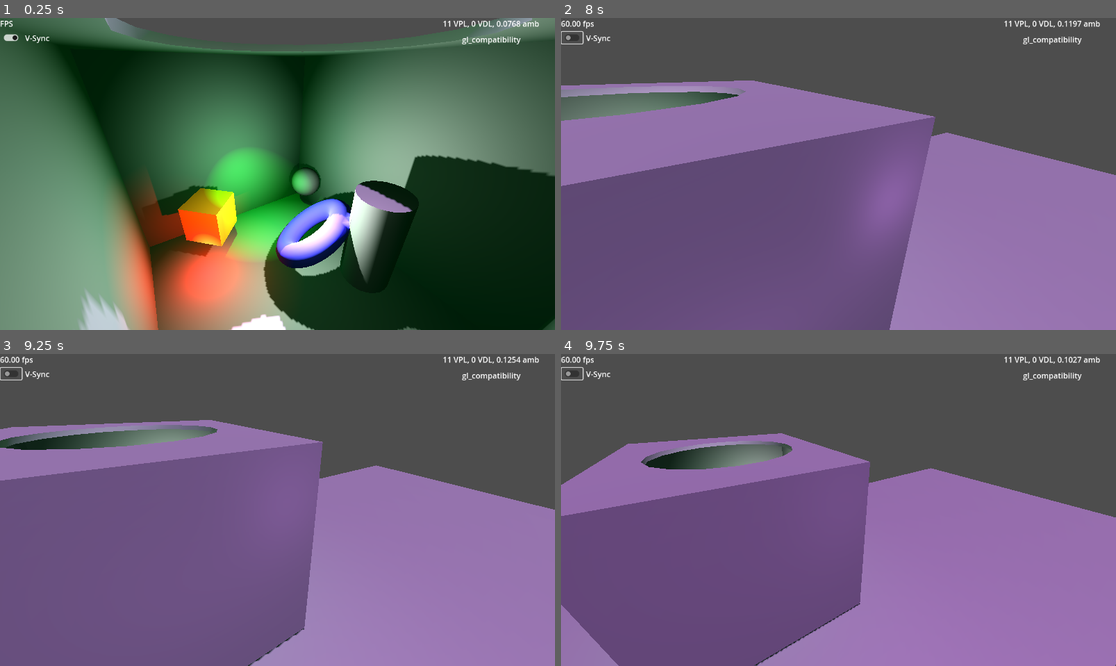
Above: before the commit, frames 1-4 (two rows, left to right).
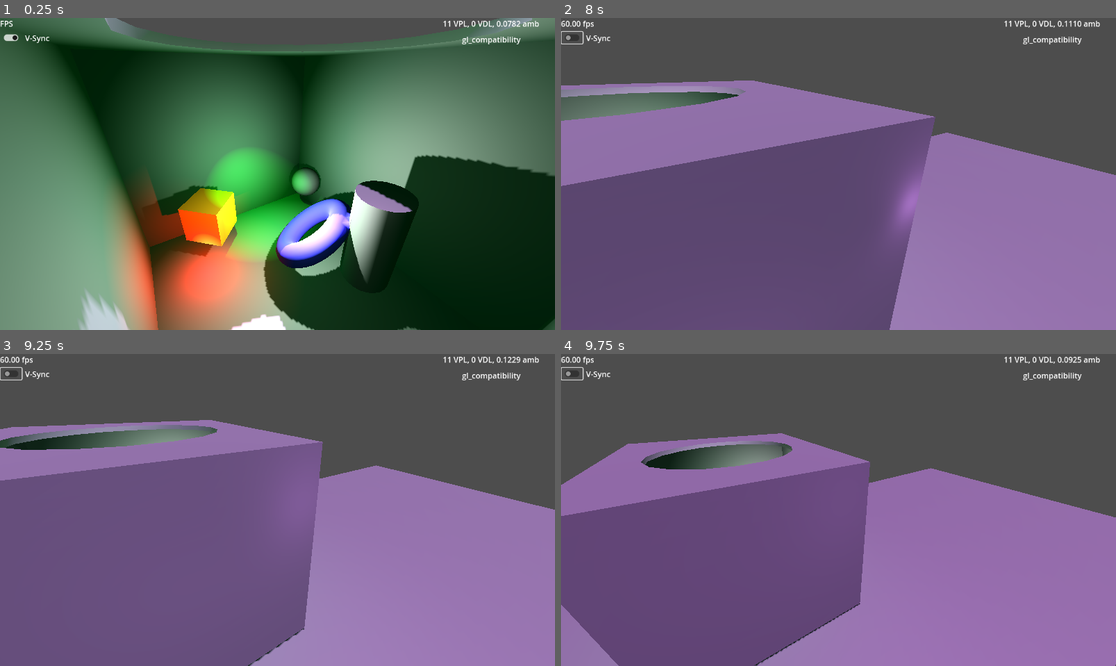
Above: after the commit, the same moments.

Repository: GregPickering/O1S_FauxGI
Game: Godot game, scene res://Scenes/scene_3d.tscn
Same seed, same stepped clock (60 frames per second), same inputs: the game is played once before the commit and once after it.
Inputs (mouse positions are in pixels of both pictures, inside the frame that each line leads up to):
- Up to frame 1 (0.25 s): no input
- Up to frame 2 (8 s): tap Enter at 0.5 s; move the mouse to (960, 158) at 0.52 s; hold D 0.53-1.25 s; tap G at 0.6, 5.85 s; click (960, 158) at 0.67 s; drag from (727, 189) to (810, 236) at 1.27 s; click (572, 36) at 2 s; move the mouse to (894, 105) at 2.77 s; hold D 2.78-3.5 s; tap E at 2.85, 7.35 s; drag from (810, 236) to (672, 127) at 3.52 s; move the mouse to (1005, 220) at 4.27 s; hold A 4.28-5 s; tap Q at 4.35 s; drag from (672, 127) to (755, 96) at 5.02 s; move the mouse to (866, 174) at 5.77 s; hold S 5.78-6.5 s; click (866, 174) at 5.92 s; drag from (755, 96) to (727, 189) at 6.52 s; move the mouse to (960, 158) at 7.27 s; hold W from 7.28 s (still down)
- Up to frame 3 (9.25 s): release W at 8 s; drag from (166, 525) to (249, 572) at 8.02 s; move the mouse to (333, 441) at 8.77 s; hold S from 8.78 s (still down); tap Q at 8.85 s
- Up to frame 4 (9.75 s): release S at 9.5 s; drag from (810, 572) to (672, 463) at 9.52 s

The runs differ from the first frame. In frame 1, less than 0.1% of the frame differs, in the area x 59-94%, y 0-60%; in frame 2, 2.0%, in the area x 52-94%, y 0-74%; in frame 3, less than 0.1%; in frame 4, less than 0.1%.

Commit message:
Rescans scene for added / removed light sources
Rescanning happens all the time in editor mode, and every second (on average) for run mode.

Diff:
--- a/O1S_FauxGI/faux_gi.gd
+++ b/O1S_FauxGI/faux_gi.gd
@@ -35,7 +35,7 @@
 ## VPLs use omni *AND* spot (180 deg), Compatibility's per-mesh limit is "8 spot + 8 omni"
 const VPLs_use_spots : bool = true
 ## Do we want to spawn VPLs for source lights which don't cast shadows?
-const include_shadowless : bool = true
+const include_shadowless : bool = false
 ## Do we want to hotkey GTRL+G to toggle FauxGI?
 const enable_ctrl_g : bool = true
 ## scales all light power
@@ -151,12 +151,17 @@
 			bounce_gain = 1.0 if (bounce_gain < 0.5) else 0.0
 			get_viewport().set_input_as_handled()
 
-# I need to raycast, which happens here in the physics process
+## I need to raycast, which happens here in the physics process
+var rescan_in_n : int = 60 # scan for light changes every second or so
 func _physics_process( _delta ):
+	rescan_in_n -= 1
+	if in_editor or rescan_in_n <= 0:
+		rescan_in_n = randi_range( 30, 90 )
+		allocate_VPLs( max_vpls )
+		allocate_VDLs( max_directionals )
+		scan_light_sources()
 	active_VPLs = 0
 	active_VDLs = 0
-	allocate_VPLs( max_vpls )
-	allocate_VDLs( max_directionals )
 	raycast_hits.clear()
 	raycast_misses.clear()
 	if bounce_gain >= 0.01:
@@ -620,6 +625,10 @@
 		_camera = get_viewport().get_camera_3d()
 	# set up for raycasts (which are all in global space)
 	space_state = get_world_3d().direct_space_state
+	# and get our initial set of light sources
+	scan_light_sources()
+
+func scan_light_sources():
 	# find all possible source lights
 	var source_nodes : Array[ Node ]
 	if top_node:
@@ -630,12 +639,17 @@
 		var parent = get_parent()
 		if parent:
 			source_nodes = parent.find_children("", "Light3D" )
+	var new_light_sources : Array[ Light3D ] = []
 	if source_nodes:
 		# store all vetted light sources
 		for sn_light : Light3D in source_nodes:
 			# maybe only look at lights which cast shadows
 			if sn_light.shadow_enabled or include_shadowless:
-				light_sources.push_back( sn_light )
+				new_light_sources.push_back( sn_light )
+	if new_light_sources != light_sources:
+		# something is different!
+		light_sources = new_light_sources
+		light_data_stale = true
 		# report
 		print( "Source count is ", light_sources.size() )
 		print( "VPL max count is ", VPL_light.size() )
--- a/Scenes/scene_3d.tscn
+++ b/Scenes/scene_3d.tscn
@@ -9,8 +9,8 @@
 
 [sub_resource type="Environment" id="Environment_q5cge"]
 ambient_light_source = 2
-ambient_light_color = Color(0.548098, 0.859765, 0.55667, 1)
-ambient_light_energy = 0.118826
+ambient_light_color = Color(0.482959, 0.926722, 0.578115, 1)
+ambient_light_energy = 0.120515
 tonemap_mode = 3
 volumetric_fog_density = 0.271
 
@@ -26,7 +26,6 @@
 top_node = NodePath("..")
 label_node = NodePath("../UICanvas/FauxGIStatusLabel")
 bounce_gain = 1.0
-percent_stable = 75.0
 oversample_dir = 32
 environment_node = NodePath("../WorldEnvironment")
 metadata/_edit_group_ = true
@@ -81,7 +80,7 @@
 size = Vector3(15.4212, 0.1, 36.4354)
 
 [node name="SpinSpot" type="Node3D" parent="."]
-transform = Transform3D(-0.847415, 0, -0.530932, 0, 1, 0, 0.530932, 0, -0.847415, 0, 0, 0)
+transform = Transform3D(-0.270615, 0, -0.962688, 0, 1, 0, 0.962688, 0, -0.270615, 0, 0, 0)
 script = ExtResource("3_ok1gl")
 speed = -1.795
 
@@ -99,7 +98,7 @@
 shadow_enabled = true
 
 [node name="SpinDir" type="Node3D" parent="."]
-transform = Transform3D(0.904522, 0, -0.426427, 0, 1, 0, 0.426427, 0, 0.904522, 0, 0, 0)
+transform = Transform3D(-0.999024, 0, 0.0441728, 0, 1, 0, -0.0441728, 0, -0.999024, 0, 0, 0)
 script = ExtResource("3_ok1gl")
 speed = 0.42
 
@@ -148,7 +147,7 @@
 offset_left = -261.0
 offset_bottom = 23.0
 grow_horizontal = 0
-text = "11 VPL, 0 VDL, 0.1188 amb "
+text = "11 VPL, 0 VDL, 0.1205 amb "
 horizontal_alignment = 1
 
 [node name="RendererLabel" type="Label" parent="UICanvas"]
